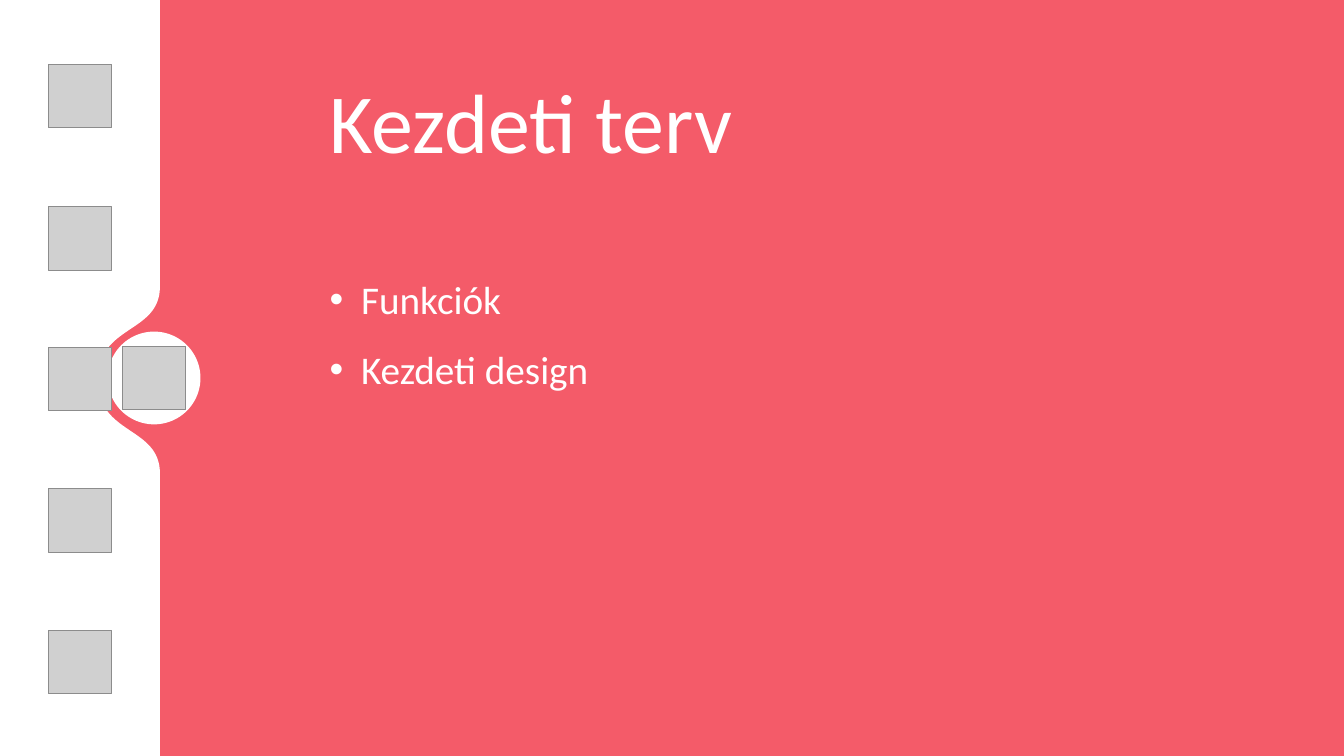
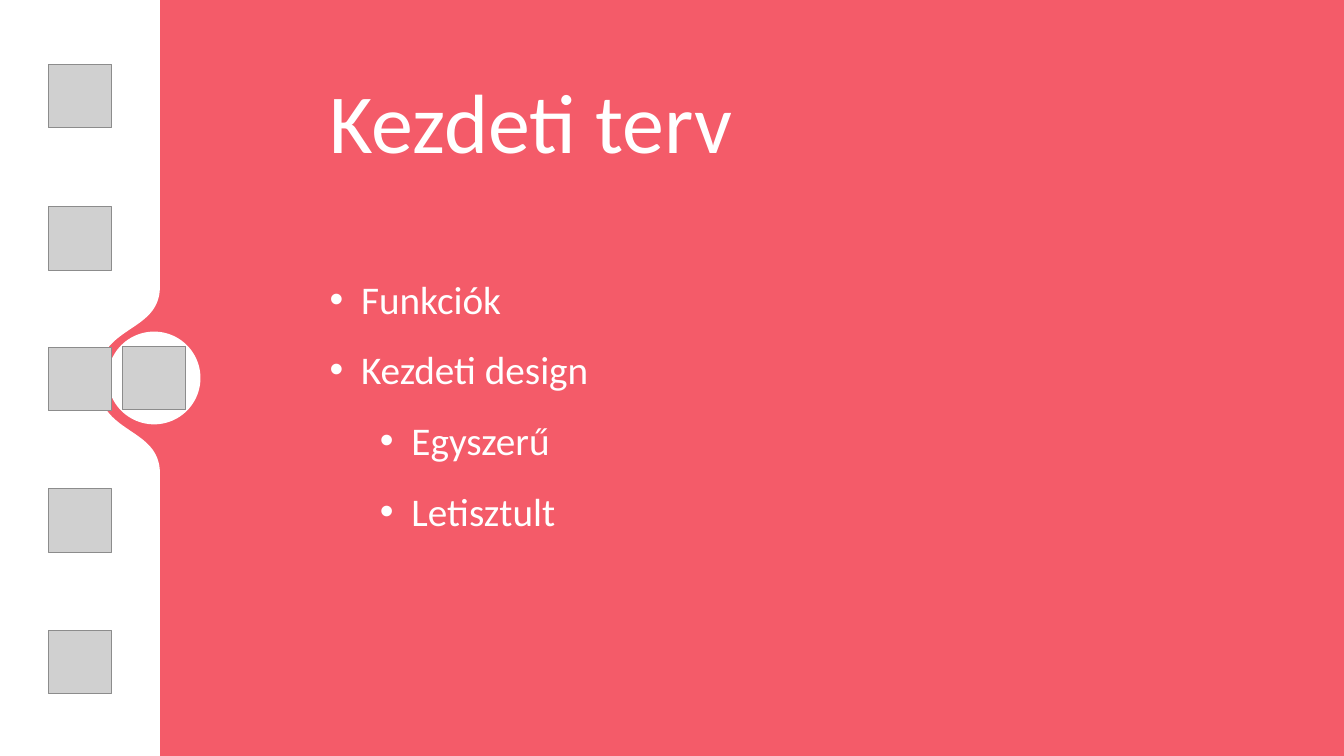
Before and after one commit to egri-richard/TurboNote, a slide deck: slide 14 of TNote_presentation.pptx. Drawn at 1344x756 pixels with LibreOffice and Linux fonts; fonts in the diff are those of the drawing; grey boxes stand for pictures; background and template pictures are left out. Boxes give left, top, right and bottom in pixels: in the first picture for what was removed or moved away, otherwise in the second. Text is boxed around its words. In the diff, an @@ line names an element or a change of style, - is before the commit and + after.

```diff
--- a/TNote_presentation.pptx
+++ b/TNote_presentation.pptx
@@ text at [411,428,555,527]: paragraphs added @@
+  • Egyszerű
+  • Letisztult
```
Also in this commit, not shown: 1 other slide changed.
